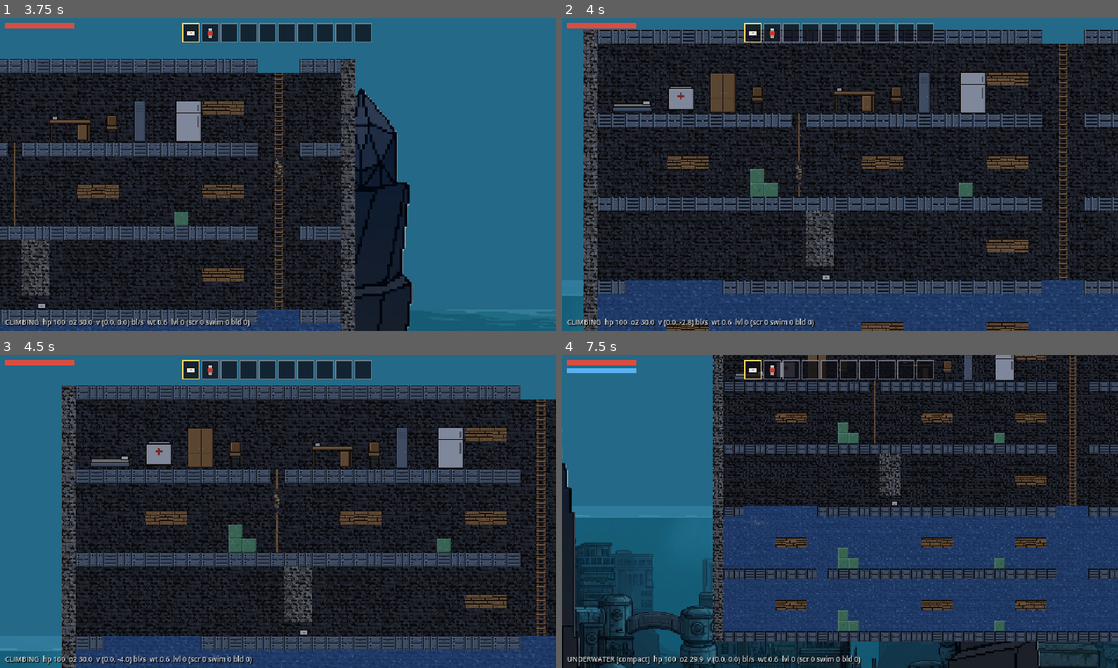
Above: before the commit, frames 1-4 (two rows, left to right).
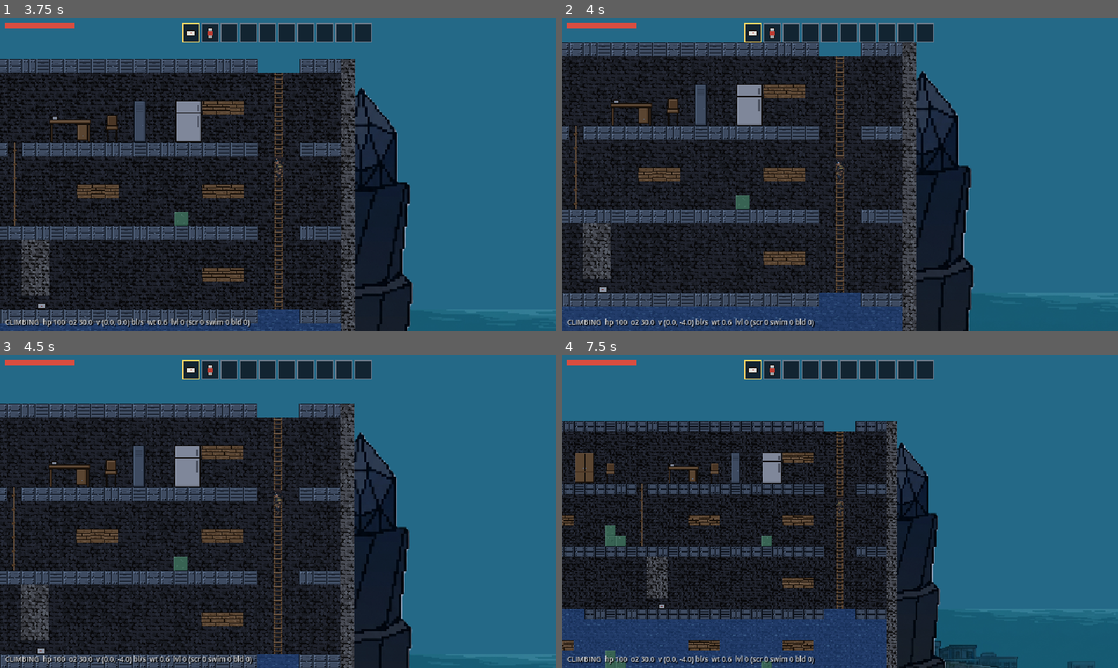
Above: after the commit, the same moments.

Repository: wilbur6689/SunkenCity
Game: Godot game, scene res://scenes/test/m0_smoke.tscn
The game is run twice, just before and just after one commit, with the same random seed, the same clock (stepped at 60 frames per second) and the same inputs. This scene is started directly instead of the project's main scene.
Inputs (mouse positions are in pixels of both pictures, inside the frame that each line leads up to):
- Up to frame 1 (3.75 s): move the mouse to (400, 158) at 0.52 s; hold D (move_right) 0.53-1.25 s; tap Space (jump) at 0.6, 0.77, 1.07, 2.3 s; click (400, 158) at 0.67 s; drag from (166, 190) to (250, 237) at 1.27 s; move the mouse to (333, 105) at 2.02 s; hold A (move_left) 2.03-2.75 s; tap Q (drop) at 2.1 s; drag from (250, 237) to (111, 127) at 2.77 s; move the mouse to (444, 221) at 3.52 s; hold D (move_right) from 3.53 s (still down); hold Shift (sprint) from 3.53 s (still down)
- Up to frame 2 (4 s): keep holding D (move_right); keep holding Shift (sprint); tap Space (jump) at 3.77, 3.8 s
- Up to frame 3 (4.5 s): tap Space (jump) at 4.07 s; release D (move_right) at 4.25 s; release Shift (sprint) at 4.25 s; drag from (111, 464) to (194, 433) at 4.27 s
- Up to frame 4 (7.5 s): move the mouse to (867, 511) at 5.02 s; hold D (move_right) 5.03-5.75 s; hold Right mouse button (use_secondary) 5.03-5.75 s; click (867, 511) at 5.17 s; tap Space (jump) at 5.3, 6.77, 6.8, 7.07 s; drag from (756, 433) to (728, 527) at 5.77 s; move the mouse to (962, 495) at 6.52 s; hold A (move_left) 6.53-7.25 s; tap Mouse wheel down (zoom_out) at 6.6 s; drag from (728, 527) to (812, 574) at 7.27 s

Frame 1 is identical in both runs. In frame 2, 66% of the frame differs, in the area x 0-100%, y 3-100%; in frame 3, 67%; in frame 4, 84%, in the area x 0-100%, y 0-100%.

Commit message:
Ladder tops are stand-able one-way platforms
- World: is_ladder_cell / is_ladder_top_cell (atlas row check; ropes
  stay pass-through)
- Player: grounded pins the feet to a ladder-top surface; falling
  across one lands on it (unless holding down); climbing state keeps
  descending through the top rung instead of bouncing airborne
- m0 smoke: E2 section — climb off the top and stand, keep standing,
  climb back down with down input, jump off and land back (57 checks)

Co-Authored-By: Claude Fable 5 <noreply@anthropic.com>
Claude-Session: https://claude.ai/code/session_01GxDZSizaHKPW71DMqToXjC

Diff:
--- a/scripts/player/player.gd
+++ b/scripts/player/player.gd
@@ -285,6 +285,17 @@
 
 # --- Shared helpers ---
 
+## y of the ladder-top surface directly under the feet (WS-16: ladder tops
+## are stand-able one-way platforms), or NAN when there is none.
+func _ladder_top_surface() -> float:
+	var feet_y := global_position.y + FEET_Y
+	var cell := World.cell_at(Vector2(global_position.x, feet_y + 1.0))
+	if World.is_ladder_top_cell(cell):
+		var top := World.cell_top_y(cell)
+		if feet_y <= top + 2.0:
+			return top
+	return NAN
+
 func _accelerate_x(target: float, accel: float, delta: float) -> void:
 	velocity.x = move_toward(velocity.x, target, accel * delta)
 
@@ -358,6 +369,12 @@
 		_jump()
 		return
 	if not is_on_floor():
+		var ladder_top := _ladder_top_surface()
+		if not is_nan(ladder_top) and velocity.y >= 0.0:
+			# Standing on a ladder top: keep the feet pinned to the surface.
+			global_position.y = ladder_top - FEET_Y
+			velocity.y = 0.0
+			return
 		coyote_timer = Constants.COYOTE_TIME
 		_enter_airborne()
 
@@ -371,6 +388,18 @@
 	if coyote_timer > 0.0 and _consume_jump():
 		_jump()
 		return
+	# Falling across a ladder-top surface lands on it (one-way platform).
+	if velocity.y > 0.0 and input_dir.y <= 0.0:
+		var feet_y := global_position.y + FEET_Y
+		var next_feet := feet_y + velocity.y * delta
+		var cell := World.cell_at(Vector2(global_position.x, next_feet + 0.5))
+		if World.is_ladder_top_cell(cell):
+			var top := World.cell_top_y(cell)
+			if feet_y <= top + 0.5 and next_feet >= top - 0.5:
+				global_position.y = top - FEET_Y
+				velocity.y = 0.0
+				_land()
+				return
 	if is_on_floor():
 		_land()
 
@@ -395,7 +424,9 @@
 func _state_climbing(delta: float) -> void:
 	if _try_enter_water():
 		return
-	if not on_climbable:
+	# Descending onto/through a ladder counts as climbing even while the body
+	# center is still above the top rung (stepping down from a ladder top).
+	if not on_climbable and not (input_dir.y > 0.0 and climbable_below):
 		if is_on_floor():
 			state = State.GROUNDED
 		else:
--- a/scripts/test/m0_smoke.gd
+++ b/scripts/test/m0_smoke.gd
@@ -142,6 +142,25 @@
 	press(["jump"]); await ticks(3)
 	check(st() == "AIRBORNE", "jump leaves the ladder (%s)" % st())
 	release_all()
+
+	print("== E2. standing on the ladder top")
+	await place(34, 10)
+	press(["move_up"])
+	check(await until(func(): return grounded() and absf(feet_y() - 1 * B) < 1.0, 300),
+		"climbs off the top and stands on the ladder (feet row %.1f, %s)" % [feet_y() / B, st()])
+	release_all(); await ticks(10)
+	check(grounded() and absf(feet_y() - 1 * B) < 1.0, "keeps standing on the ladder top")
+	press(["move_down"]); await ticks(20)
+	check(st() == "CLIMBING" and feet_y() > 1 * B + 4.0, "down input climbs back down through the top (%s)" % st())
+	release_all()
+	await place(34, 10)
+	press(["move_up"])
+	await until(func(): return grounded(), 300)
+	release_all()
+	press(["jump"]); await ticks(5)
+	check(player.velocity.y < 0.0 or st() == "AIRBORNE", "can jump from the ladder top")
+	release_all()
+	check(await until(func(): return grounded(), 120), "falls back and lands on the ladder top again")
 
 	print("== F. rope through 1-block hole (floor 2 → floor 1)")
 	await place(15, 11)
--- a/scripts/world/world.gd
+++ b/scripts/world/world.gd
@@ -87,6 +87,16 @@
 
 func is_climbable(global_pos: Vector2) -> bool:
 	return is_climbable_cell(cell_at(global_pos))
+
+const LADDER_ATLAS_ROW := 5 # ropes (row 6) stay pass-through
+
+func is_ladder_cell(cell: Vector2i) -> bool:
+	return climbables != null and climbables.get_cell_source_id(cell) != -1 \
+		and climbables.get_cell_atlas_coords(cell).y == LADDER_ATLAS_ROW
+
+## The topmost cell of a ladder acts as a stand-on surface (one-way platform).
+func is_ladder_top_cell(cell: Vector2i) -> bool:
+	return is_ladder_cell(cell) and not is_ladder_cell(cell + Vector2i.UP)
 
 func is_player_block(cell: Vector2i) -> bool:
 	return placed_blocks.has(cell)
Not shown, changed: docs/MVP-checklist.md
